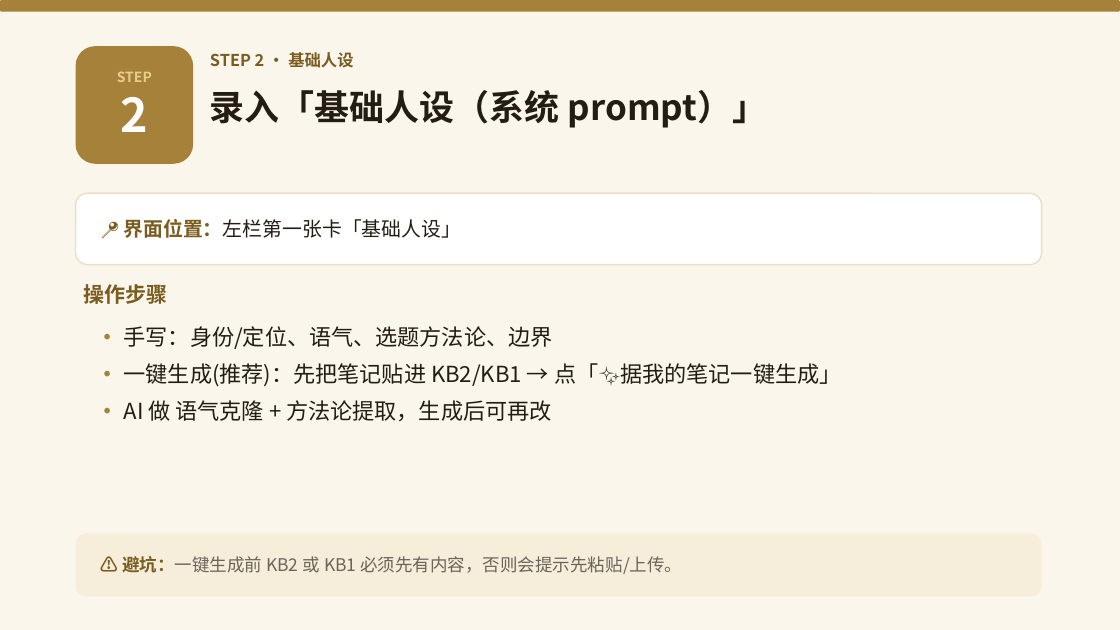
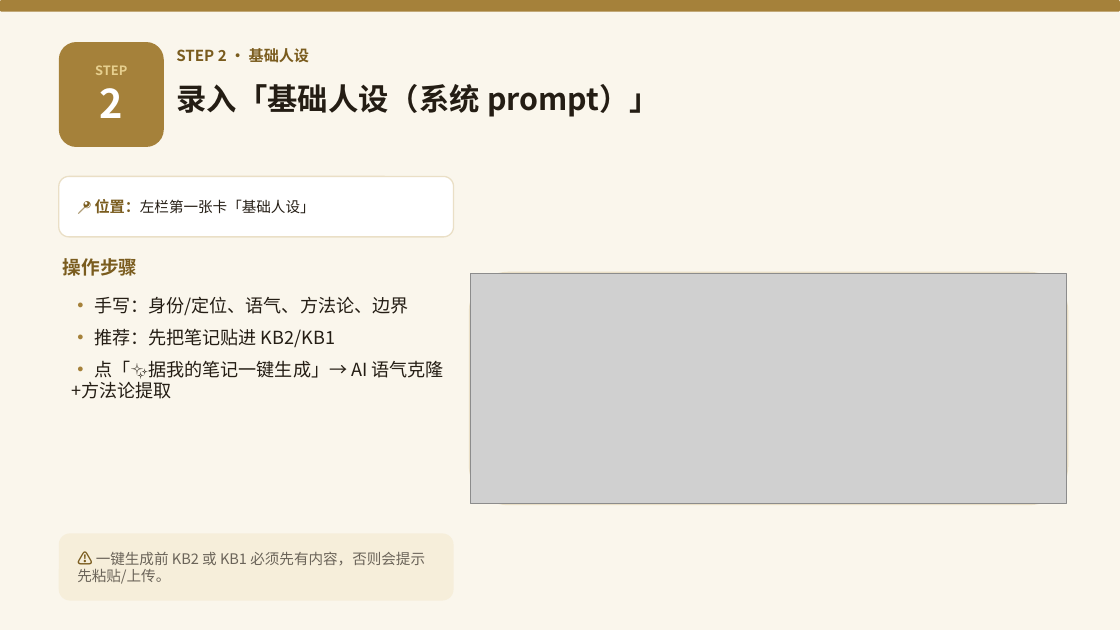
Before and after one commit to yonglin22/xhsneirongshengcheng, a slide deck: slide 6 of 教学-智能体知识库录入.pptx. Drawn at 1120x630 pixels with LibreOffice and Linux fonts; fonts in the diff are those of the drawing; grey boxes stand for pictures. Boxes give left, top, right and bottom in pixels: in the first picture for what was removed or moved away, otherwise in the second. Text is boxed around its words. In the diff, an @@ line names an element or a change of style, - is before the commit and + after.

```diff
--- a/教学-智能体知识库录入.pptx
+++ b/教学-智能体知识库录入.pptx
@@ text "STEP": place and size @@
-text "STEP" at (117,71,152,132)
+text "STEP" at (95,65,127,118)
@@ text "STEP" at (95,65,127,118): size 12 to 11 pt in "STEP"; size 40 to 34 pt in "2" @@
@@ rounded rectangle: place and size @@
-rounded rectangle at (76,46,193,164)
+rounded rectangle at (59,42,164,147)
@@ text "STEP 2 · 基础人设": place and size @@
-text "STEP 2 · 基础人设" at (210,52,353,68)
+text "STEP 2 · 基础人设" at (176,48,310,63)
@@ text "STEP 2 · 基础人设" at (176,48,310,63): size 14 to 13 pt @@
@@ text "录入「基础人设（系统 prompt）」": place and size @@
-text "录入「基础人设（系统 prompt）」" at (210,90,767,128)
+text "录入「基础人设（系统 prompt）」" at (176,84,660,117)
@@ text "录入「基础人设（系统 prompt）」" at (176,84,660,117): size 30 to 26 pt @@
@@ rounded rectangle: place and size @@
-rounded rectangle at (76,193,1042,265)
+rounded rectangle at (59,176,454,237)
@@ rounded rectangle at (59,176,454,237): outline #EADFC6 1.2 pt to #EADFC6 1.1 pt @@
@@ text at (95,199,315,214): text changed; size 17 to 12.5 pt @@
-📍 界面位置：左栏第一张卡「基础人设」
+📍 位置：左栏第一张卡「基础人设」
@@ text "操作步骤": place and size @@
-text "操作步骤" at (84,284,168,304)
+text "操作步骤" at (63,258,137,276)
@@ text "操作步骤" at (63,258,137,276): size 18 to 16 pt @@
@@ text at (71,296,443,399): text changed; size 19 to 15.5 pt @@
-• 手写：身份/定位、语气、选题方法论、边界
-• 一键生成(推荐)：先把笔记贴进 KB2/KB1 → 点「✨据我的笔记一键生成」
-• AI 做 语气克隆 + 方法论提取，生成后可再改
+• 手写：身份/定位、语气、方法论、边界
+• 推荐：先把笔记贴进 KB2/KB1
+• 点「✨据我的笔记一键生成」→ AI 语气克隆+方法论提取
@@ rounded rectangle added at (470,272,1068,504), fill #FFFFFF, outline #EADFC6 1.2 pt @@
@@ picture added at (471,273,1067,503) @@
@@ rounded rectangle: place and size @@
-rounded rectangle at (76,534,1042,597)
+rounded rectangle at (59,534,454,601)
@@ text at (77,552,425,584): text changed; size 15 to 12.5 pt @@
-⚠ 避坑：一键生成前 KB2 或 KB1 必须先有内容，否则会提示先粘贴/上传。
+⚠ 一键生成前 KB2 或 KB1 必须先有内容，否则会提示先粘贴/上传。
```
Also in this commit, not shown: 10 other slides changed, 1 slide added.
